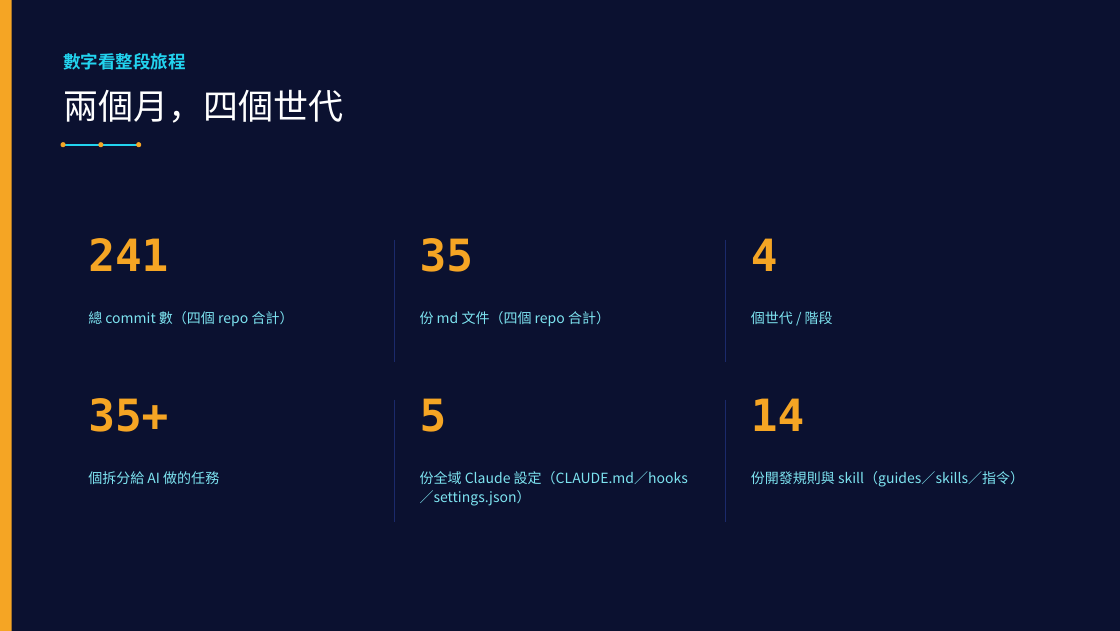
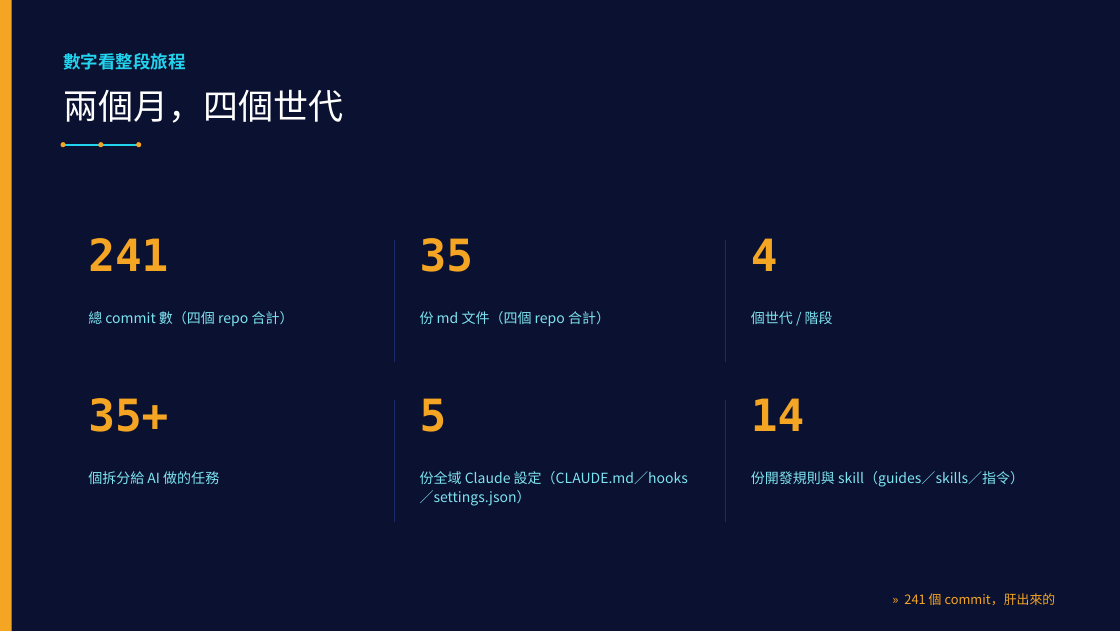
Before and after one commit to LinGaOscar/Spring-MissionBoard, a slide deck: slide 23 of docs/專案介紹.pptx. Drawn at 1120x631 pixels with LibreOffice and Linux fonts; fonts in the diff are those of the drawing. Boxes give left, top, right and bottom in pixels: in the first picture for what was removed or moved away, otherwise in the second. Text is boxed around its words. In the diff, an @@ line names an element or a change of style, - is before the commit and + after.

```diff
--- a/docs/專案介紹.pptx
+++ b/docs/專案介紹.pptx
@@ text added at (904,593,1056,605), 11 pt, text #F5A524 @@
+» 241 個 commit，肝出來的
```
Also in this commit, not shown: 26 other slides changed.
